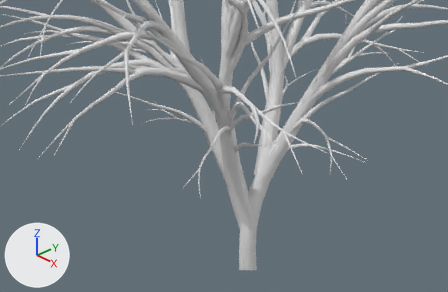
The Blender file Art/Common/Trees/Trees.blend, before and after one commit.
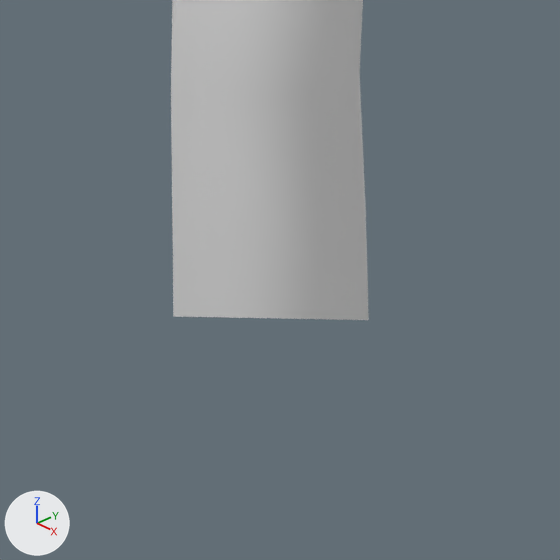
There are two pictures of each version: one from a camera (50 mm lens) standing at (4.12, -4.26, 4.46) and looking at (-0.64, 0.22, 1.25), one close up on the part from 50% to 61% of the width and 83% to 100% of the height. The lights are fixed; the arrows at lower left show +X, +Y and +Z. The close-ups show mesh edges as thin lines.

In view in the first close-up: 'tree'.
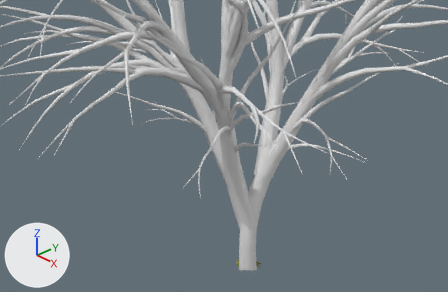
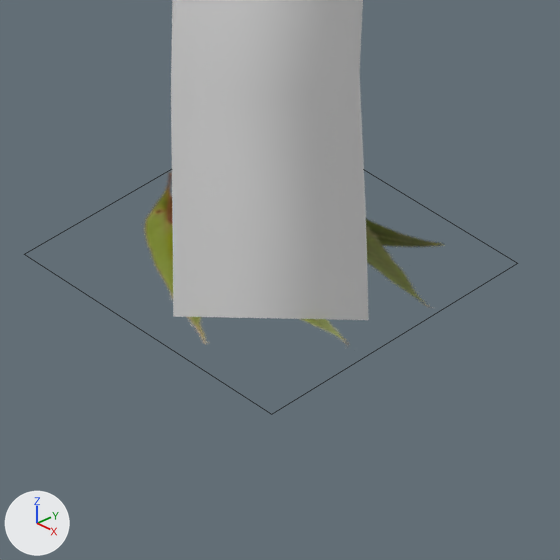
Edits to the scene script, one JSON object a line:
```json
{"op": "add", "block": "img_leafgroup1_png", "code": ["img_leafgroup1_png = load_image('LeafGroup1.png', 'LeafGroup1.png', 128, 128, 'sRGB')"]}
{"op": "add", "block": "mat_leaves", "code": ["mat_leaves = principled_material('Leaves')", "mat_leaves.texture = img_leafgroup1_png  # with its transparency", "mat_leaves.roughness = 0.85", "mat_leaves.specular_ior_level = 0.0955"]}
{"op": "add", "block": "me_plane", "code": ["me_plane = bpy.data.meshes.new('Plane')", "me_plane.from_pydata(...)  # 4 vertices, 1 face; spans x -0.181..0.181, y -0.181..0.181, z 0.0", "me_plane.materials.append(mat_leaves)  # picture img_leafgroup1_png"]}
{"op": "add", "block": "ob_plane", "code": ["ob_plane = bpy.data.objects.new('Plane', me_plane)", "ob_plane.location = (0.0, 0.0, 0.0)"]}
```

Changed parts and their boxes (x1, y1, x2, y2) in the close-ups (560 x 560 px):
```json
{"object": "Plane", "change": "added", "after": [144, 173, 444, 344], "on screen": "yellow"}
```
